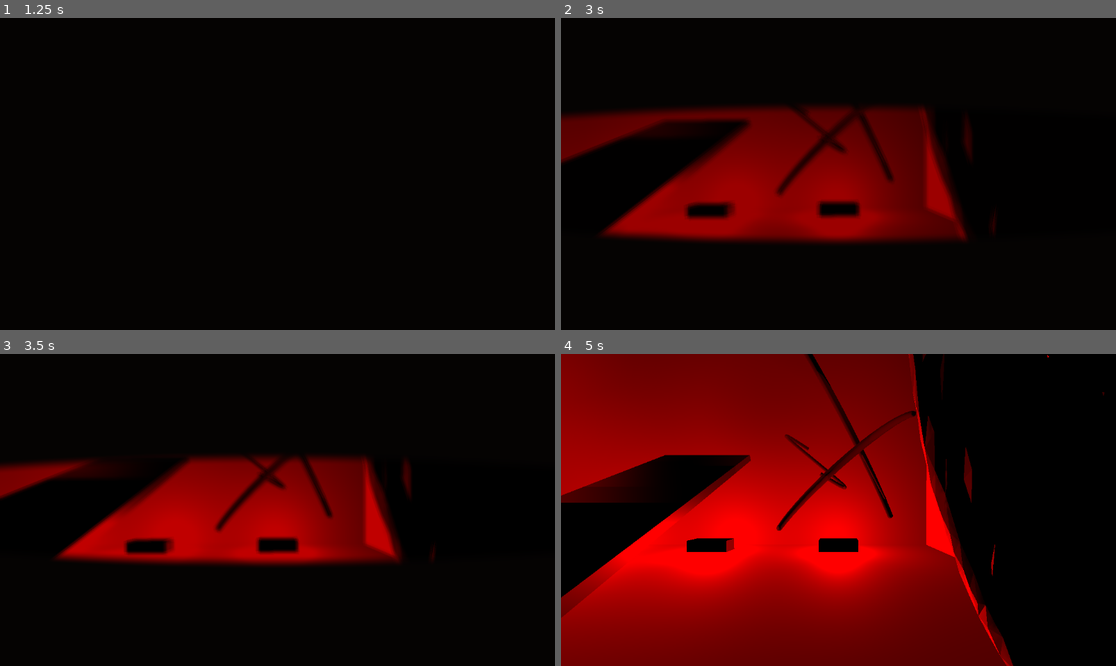
Above: before the commit, frames 1-4 (two rows, left to right).
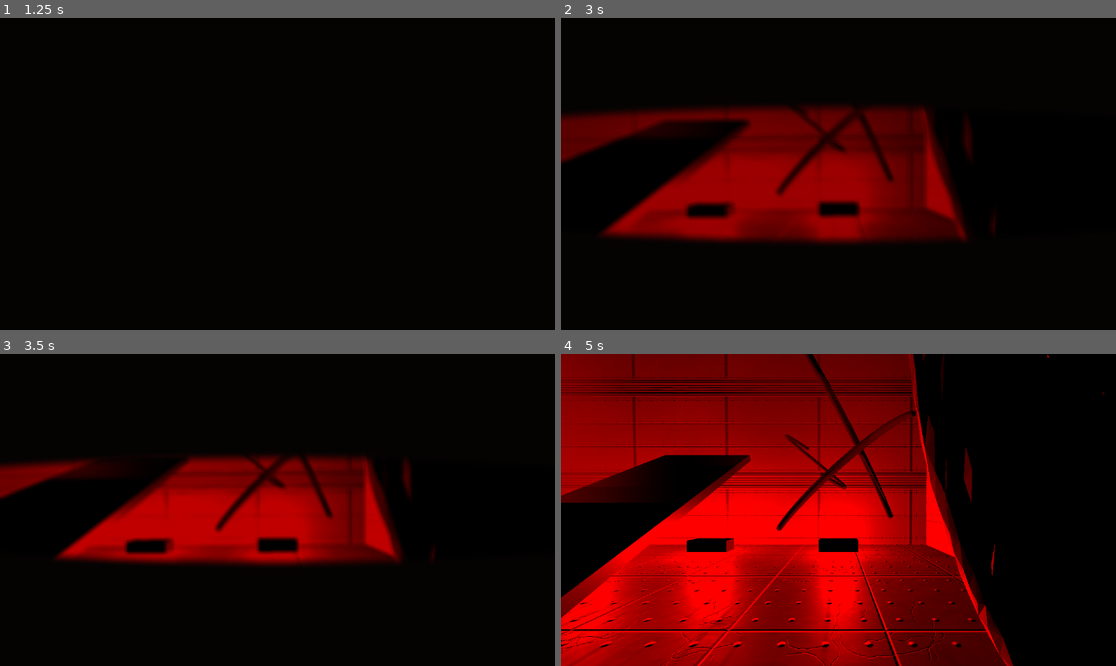
Above: after the commit, the same moments.

Repository: acoliver/gone
Game: Godot game, scene res://main.tscn
Two runs of this game, one before a commit and one after it. Both use one fixed random seed, a clock stepped at 60 frames per second and the inputs below.
Inputs (mouse positions are in pixels of both pictures, inside the frame that each line leads up to):
- Up to frame 1 (1.25 s): tap Enter at 0.5 s; move the mouse to (305, 174) at 0.52 s; hold W (move_forward) from 0.53 s (still down); tap Space (activate) at 0.6 s; click (305, 174) at 0.67 s
- Up to frame 2 (3 s): keep holding W (move_forward); tap Space (activate) at 1.25 s; move the mouse to (810, 174) at 1.27 s; tap E (interact) at 1.35 s; move the mouse to (849, 167) at 2.02 s; tap , (look_left) at 2.1 s; move the mouse to (832, 180) at 2.77 s; tap . (look_right) at 2.85 s; click (832, 180) at 2.92 s
- Up to frame 3 (3.5 s): keep holding W (move_forward)
- Up to frame 4 (5 s): keep holding W (move_forward); move the mouse to (877, 513) at 3.52 s; tap Space (activate) at 3.6 s; move the mouse to (794, 506) at 4.27 s; tap E (interact) at 4.35 s

Frame 1 is identical in both runs. In frame 2, 1.3% of the frame differs, in the area x 12-71%, y 37-71%; in frame 3, 2.3%; in frame 4, 24%, in the area x 0-77%, y 0-100%.

Commit message:
Texture the stasis bay walls, floor, and ceiling

Diff:
--- a/app/room_geometry.gd
+++ b/app/room_geometry.gd
@@ -3,32 +3,49 @@
 ## Greybox room shell and torn-ceiling dressing, ported from gone_app
 ## geometry.rs (spawn_room_shell, spawn_ceiling_damage). Every mesh is an
 ## engine primitive spawned verbatim from the pure placements in
-## Placement; flat grey materials are shared per shade, box meshes cached
-## per size.
+## Placement. The shell's three surfaces — floor, ceiling, walls — wear
+## the authored industrial texture sets (issue #35) as triplanar
+## StandardMaterial3D, cached once per process so the game, harness,
+## and capture scenes share resources; cable trays and wire loops stay
+## flat grey dressing.
 
-const FLOOR_SHADE: float = 0.32
-const WALL_SHADE: float = 0.4
-const CEILING_SHADE: float = 0.26
 const TRAY_SHADE: float = 0.24
 const WIRE_SHADE: float = 0.18
 
+## Authored triplanar density per surface: uv1_scale is UV repeats per
+## meter, so each texture tile spans the reciprocal (floor 1.0 m, walls
+## ~1.33 m, ceiling 1.25 m). The values differ per surface on purpose —
+## equal scales would phase-align the wall and floor seams into one
+## unbroken line around the room, and the deliberate offsets keep
+## standing and mid-room views from reading a grid.
+const FLOOR_UV1_SCALE := Vector3(1.0, 1.0, 1.0)
+const WALL_UV1_SCALE := Vector3(0.75, 0.75, 0.75)
+const CEILING_UV1_SCALE := Vector3(0.8, 0.8, 0.8)
+
 static var _box_cache: Dictionary = {}
+static var _surface_material_cache: Dictionary = {}
 
 static func build() -> RoomGeometry:
 	var room := RoomGeometry.new()
-	var floor_material := _flat_grey(FLOOR_SHADE)
-	var ceiling_material := _flat_grey(CEILING_SHADE)
-	var wall_material := _flat_grey(WALL_SHADE)
 	var shell := Placement.room_shell()
 	for index: int in range(shell.size()):
-		var material := wall_material
+		var material := wall_material()
 		if index == 0:
-			material = floor_material
+			material = floor_material()
 		elif index == 1:
-			material = ceiling_material
+			material = ceiling_material()
 		room.add_child(_box_instance(shell[index], material))
 	room.add_child(_build_ceiling_damage())
 	return room
+
+static func floor_material() -> StandardMaterial3D:
+	return _surface_material("floor", FLOOR_UV1_SCALE)
+
+static func ceiling_material() -> StandardMaterial3D:
+	return _surface_material("ceiling", CEILING_UV1_SCALE)
+
+static func wall_material() -> StandardMaterial3D:
+	return _surface_material("wall", WALL_UV1_SCALE)
 
 ## The torn ceiling: cable tray runs concentrated over the room center,
 ## each tipped off level, with hanging wire loops beneath them.
@@ -51,6 +68,41 @@
 		damage.add_child(wire)
 	return damage
 
+## One textured material per surface role, built once per process and
+## cached: albedo + normal + the packed ORM map. The ORM texture carries
+## occlusion in R, roughness in G, and metallic in B, so the same
+## resource feeds the three slots and the per-slot channel selects its
+## own color while the roughness and metallic scalars stay at the
+## map-driven 1.0. Triplanar mapping covers the hand-built boxes, which
+## carry no authored UVs; uv1_scale is authored per surface.
+static func _surface_material(surface: String, uv1_scale: Vector3) -> StandardMaterial3D:
+	if _surface_material_cache.has(surface):
+		return _surface_material_cache[surface]
+	var orm := _surface_texture(surface, "orm")
+	var material := StandardMaterial3D.new()
+	material.albedo_texture = _surface_texture(surface, "albedo")
+	material.normal_enabled = true
+	material.normal_texture = _surface_texture(surface, "normal")
+	material.ao_enabled = true
+	material.ao_texture = orm
+	material.ao_texture_channel = BaseMaterial3D.TEXTURE_CHANNEL_RED
+	material.roughness = 1.0
+	material.roughness_texture = orm
+	material.roughness_texture_channel = BaseMaterial3D.TEXTURE_CHANNEL_GREEN
+	material.metallic = 1.0
+	material.metallic_texture = orm
+	material.metallic_texture_channel = BaseMaterial3D.TEXTURE_CHANNEL_BLUE
+	material.uv1_triplanar = true
+	material.uv1_scale = uv1_scale
+	_surface_material_cache[surface] = material
+	return material
+
+static func _surface_texture(surface: String, kind: String) -> Texture2D:
+	var path := "res://assets/surfaces/%s/%s.png" % [surface, kind]
+	var texture: Texture2D = load(path)
+	assert(texture != null, "surface texture %s is imported" % path)
+	return texture
+
 static func _box_instance(placement: Placement.SolidPlacement, material: StandardMaterial3D) -> MeshInstance3D:
 	var instance := MeshInstance3D.new()
 	instance.mesh = _box_mesh(placement.size)
--- /dev/null
+++ b/tests/surfaces_test.gd
@@ -0,0 +1,201 @@
+extends SimTestCase
+## The room shell's textured surface pass (issue #35): every surface
+## material wears the authored industrial maps (albedo + normal + packed
+## ORM with per-slot channel selection), triplanar mapping is on with
+## pinned per-surface uv1_scale, materials are cached once per process
+## so two builds share references, the albedo luma still matches the
+## prep manifest, and the pass adds no lights, colliders, or extra
+## meshes.
+
+const MANIFEST_TOLERANCE: float = 2.0 / 255.0
+
+func test_surface_materials_wear_the_authored_texture_maps() -> void:
+	for surface: String in ["wall", "floor", "ceiling"]:
+		var material := _material_for(surface)
+		assert_true(material.albedo_texture != null, "%s albedo map is loaded" % surface)
+		assert_true(material.normal_enabled, "%s normal mapping is enabled" % surface)
+		assert_true(material.normal_texture != null, "%s normal map is loaded" % surface)
+		assert_true(material.ao_enabled, "%s ambient occlusion is enabled" % surface)
+		var orm: Texture2D = material.ao_texture
+		assert_true(orm != null, "%s ORM map is loaded" % surface)
+		assert_true(
+			material.get("ambient_occlusion_texture") == null,
+			"%s carries no Godot 3.x ambient_occlusion_texture remap name" % surface
+		)
+		assert_true(
+			material.roughness_texture == orm and material.metallic_texture == orm,
+			"%s roughness and metallic ride the same ORM resource" % surface
+		)
+		assert_true(
+			material.ao_texture_channel == BaseMaterial3D.TEXTURE_CHANNEL_RED,
+			"%s occlusion reads the ORM R channel" % surface
+		)
+		assert_true(
+			material.roughness_texture_channel == BaseMaterial3D.TEXTURE_CHANNEL_GREEN,
+			"%s roughness reads the ORM G channel" % surface
+		)
+		assert_true(
+			material.metallic_texture_channel == BaseMaterial3D.TEXTURE_CHANNEL_BLUE,
+			"%s metallic reads the ORM B channel" % surface
+		)
+		assert_float_equal(material.roughness, 1.0, "%s roughness scalar stays map-driven" % surface)
+		assert_float_equal(material.metallic, 1.0, "%s metallic scalar stays map-driven" % surface)
+		assert_true(
+			material.albedo_color == Color(1.0, 1.0, 1.0, 1.0),
+			"%s albedo stays untinted; the maps carry the gray" % surface
+		)
+
+func test_room_shell_swaps_textured_materials_in_place() -> void:
+	var room := RoomGeometry.build()
+	var shell: Array[Placement.SolidPlacement] = Placement.room_shell()
+	assert_int_equal(room.get_child_count(), 7, "six shell boxes plus the ceiling damage group")
+	for index: int in range(shell.size()):
+		var box: MeshInstance3D = room.get_child(index)
+		var expected := RoomGeometry.wall_material()
+		if index == 0:
+			expected = RoomGeometry.floor_material()
+		elif index == 1:
+			expected = RoomGeometry.ceiling_material()
+		assert_true(
+			box.material_override == expected,
+			"shell box %d swaps in its surface material by reference" % index
+		)
+	assert_true(
+		RoomGeometry.floor_material() != RoomGeometry.wall_material()
+			and RoomGeometry.wall_material() != RoomGeometry.ceiling_material()
+			and RoomGeometry.ceiling_material() != RoomGeometry.floor_material(),
+		"each surface owns one distinct material instance"
+	)
+	assert_int_equal(
+		_count_instances(room, MeshInstance3D),
+		shell.size() + Placement.cable_trays().size() + Placement.wire_loops().size(),
+		"the pass swaps materials in place; no meshes are added"
+	)
+	var damage := room.get_child(shell.size())
+	for child: Node in damage.get_children():
+		var dressing: MeshInstance3D = child
+		assert_true(
+			dressing.material_override is StandardMaterial3D
+				and dressing.material_override.albedo_texture == null,
+			"tray and wire dressing keeps its flat grey material"
+		)
+
+func test_triplanar_and_uv1_scale_are_pinned_per_surface() -> void:
+	var pinned: Array = [
+		["floor", Vector3(1.0, 1.0, 1.0)],
+		["wall", Vector3(0.75, 0.75, 0.75)],
+		["ceiling", Vector3(0.8, 0.8, 0.8)],
+	]
+	for entry: Array in pinned:
+		var surface: String = entry[0]
+		var scale: Vector3 = entry[1]
+		var material := _material_for(surface)
+		assert_true(
+			material.uv1_triplanar,
+			"%s maps triplanar; the shell boxes carry no authored UVs" % surface
+		)
+		assert_true(
+			material.get("uv1_triplanar_enabled") == null,
+			"%s carries no Godot 3.x uv1_triplanar_enabled remap name" % surface
+		)
+		assert_vec3_equal(
+			material.uv1_scale,
+			scale,
+			"%s uv1_scale is pinned: one tile spans %.2f m" % [surface, 1.0 / scale.x]
+		)
+		assert_vec3_equal(
+			material.uv1_offset,
+			Vector3.ZERO,
+			"%s uv1 stays unshifted" % surface
+		)
+
+func test_two_builds_yield_identical_material_references_and_params() -> void:
+	var first := RoomGeometry.build()
+	var second := RoomGeometry.build()
+	for surface: String in ["wall", "floor", "ceiling"]:
+		var slot := 2
+		if surface == "floor":
+			slot = 0
+		elif surface == "ceiling":
+			slot = 1
+		var from_first: StandardMaterial3D = first.get_child(slot).material_override
+		var from_second: StandardMaterial3D = second.get_child(slot).material_override
+		assert_true(
+			from_first == from_second,
+			"both builds share the one cached %s material reference" % surface
+		)
+		assert_true(
+			from_first == _material_for(surface),
+			"the accessor hands out the same %s instance every call" % surface
+		)
+		assert_vec3_equal(
+			from_first.uv1_scale,
+			from_second.uv1_scale,
+			"the %s tile scale holds across builds" % surface
+		)
+		assert_true(
+			from_first.uv1_triplanar == from_second.uv1_triplanar,
+			"the %s triplanar flag holds across builds" % surface
+		)
+		assert_true(
+			from_first.albedo_texture == from_second.albedo_texture,
+			"the %s maps never reload across builds" % surface
+		)
+
+func test_albedo_luma_matches_the_prep_manifest() -> void:
+	var expected: Array = [
+		["wall", 94.95],
+		["floor", 84.13],
+		["ceiling", 77.81],
+	]
+	for entry: Array in expected:
+		var surface: String = entry[0]
+		var texture: Texture2D = _material_for(surface).albedo_texture
+		assert_true(texture != null, "%s albedo texture is loaded before metering" % surface)
+		var image := texture.get_image()
+		assert_true(
+			image != null and not image.is_empty(),
+			"%s albedo image data is readable" % surface
+		)
+		var luma := _mean_luma(image)
+		assert_true(
+			absf(luma - float(entry[1])) <= MANIFEST_TOLERANCE,
+			"%s albedo mean luma stays within 2/255 of the manifest: expected %.2f, got %.2f"
+			% [surface, float(entry[1]), luma]
+		)
+
+func test_room_geometry_adds_no_lights_or_colliders() -> void:
+	var room := RoomGeometry.build()
+	assert_int_equal(
+		_count_instances(room, Light3D),
+		0,
+		"the texture pass introduces no light of any kind"
+	)
+	assert_int_equal(
+		_count_instances(room, CollisionShape3D),
+		0,
+		"the texture pass introduces no colliders"
+	)
+
+func _material_for(surface: String) -> StandardMaterial3D:
+	if surface == "floor":
+		return RoomGeometry.floor_material()
+	if surface == "ceiling":
+		return RoomGeometry.ceiling_material()
+	return RoomGeometry.wall_material()
+
+func _mean_luma(image: Image) -> float:
+	var total := 0.0
+	for y: int in range(image.get_height()):
+		for x: int in range(image.get_width()):
+			var color := image.get_pixel(x, y)
+			total += (color.r8 + color.g8 + color.b8) / 3.0
+	return total / float(image.get_width() * image.get_height())
+
+func _count_instances(node: Node, native_type: Variant) -> int:
+	var total := 0
+	if is_instance_of(node, native_type):
+		total += 1
+	for child: Node in node.get_children():
+		total += _count_instances(child, native_type)
+	return total
Binary file added: assets/surfaces/ceiling/albedo.png
Not shown, added: assets/surfaces/ceiling/albedo.png.import
Binary file added: assets/surfaces/ceiling/normal.png
Not shown, added: assets/surfaces/ceiling/normal.png.import
Binary file added: assets/surfaces/ceiling/orm.png
Not shown, added: assets/surfaces/ceiling/orm.png.import
Binary file added: assets/surfaces/floor/albedo.png
Not shown, added: assets/surfaces/floor/albedo.png.import
Binary file added: assets/surfaces/floor/normal.png
Not shown, added: assets/surfaces/floor/normal.png.import
Binary file added: assets/surfaces/floor/orm.png
Not shown, added: assets/surfaces/floor/orm.png.import
(and 6 more such lines)
